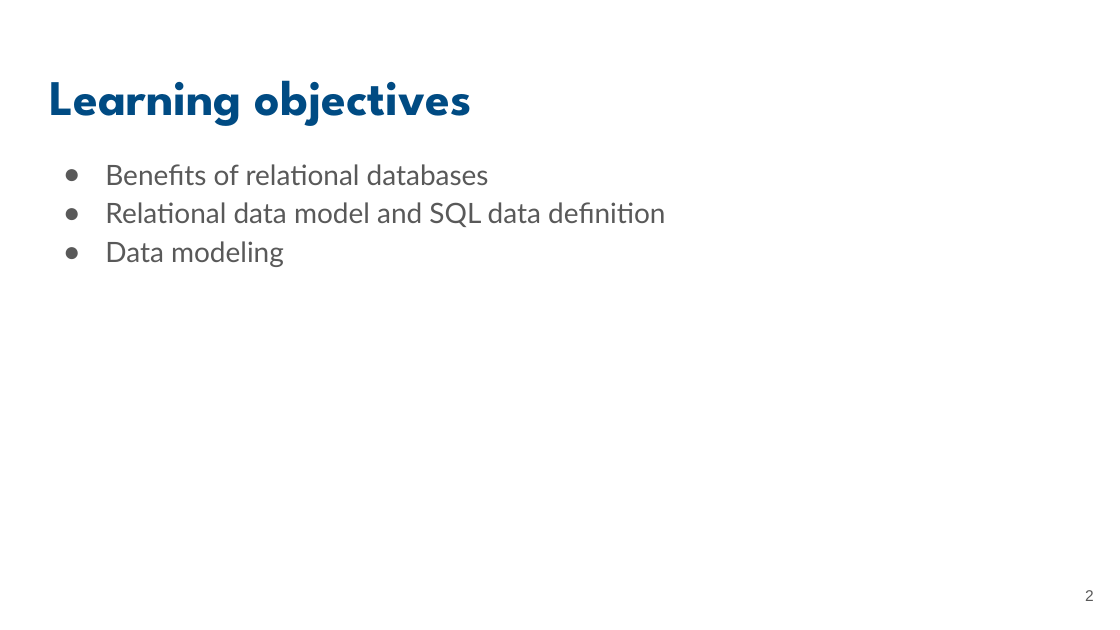
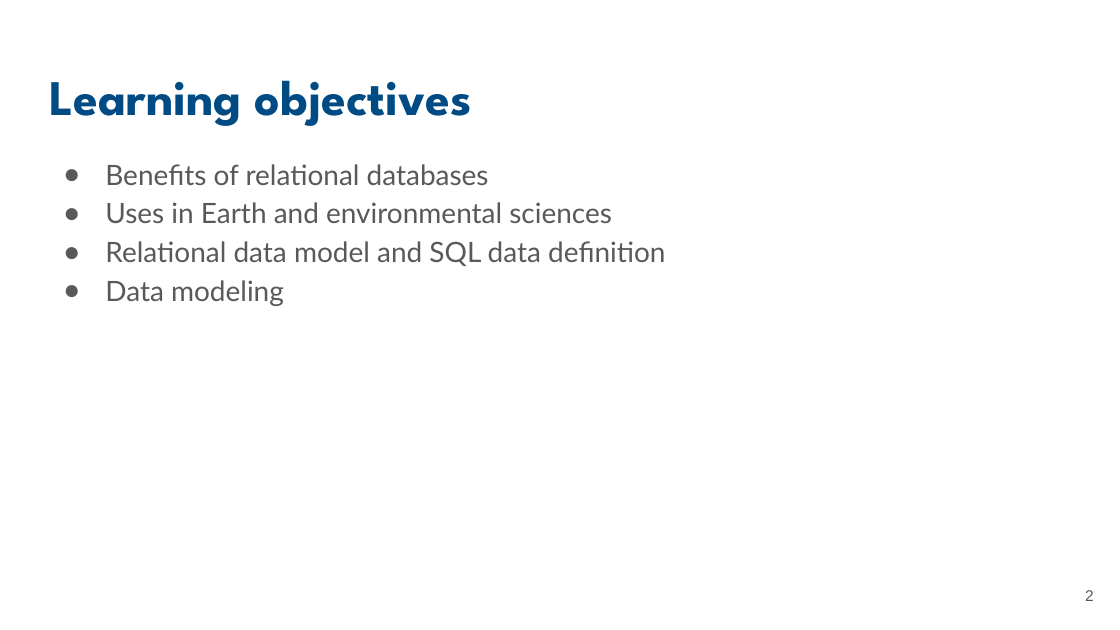
Before and after one commit to UCSB-Library-Research-Data-Services/bren-eds213, a slide deck: slide 2 of modules/week01/slides-01.pptx. Drawn at 1120x630 pixels with LibreOffice and Linux fonts; fonts in the diff are those of the drawing. Boxes give left, top, right and bottom in pixels: in the first picture for what was removed or moved away, otherwise in the second. Text is boxed around its words. In the diff, an @@ line names an element or a change of style, - is before the commit and + after.

```diff
--- a/modules/week01/slides-01.pptx
+++ b/modules/week01/slides-01.pptx
@@ text at (105, 202, 612, 223): paragraph added @@
+● Uses in Earth and environmental sciences
```
Also in this commit, not shown: 1 slide added.
